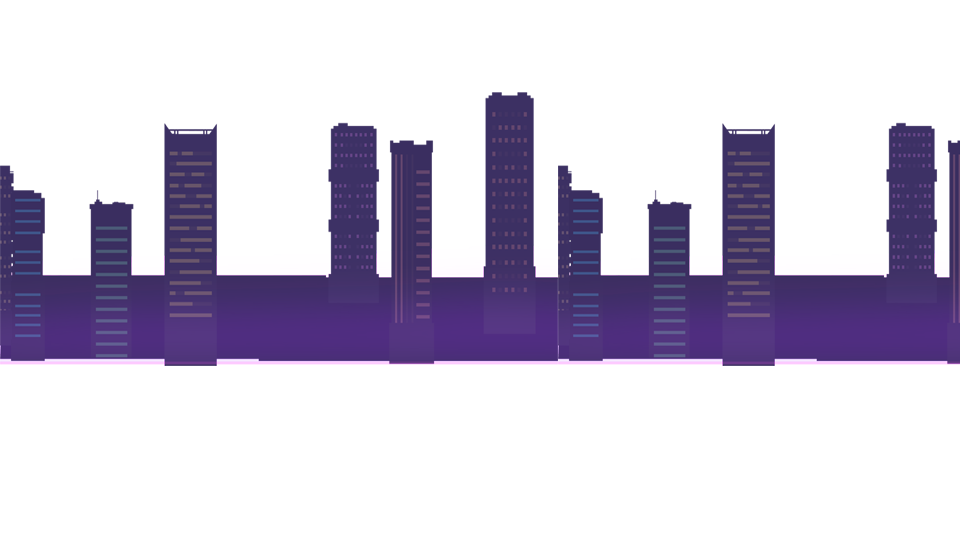
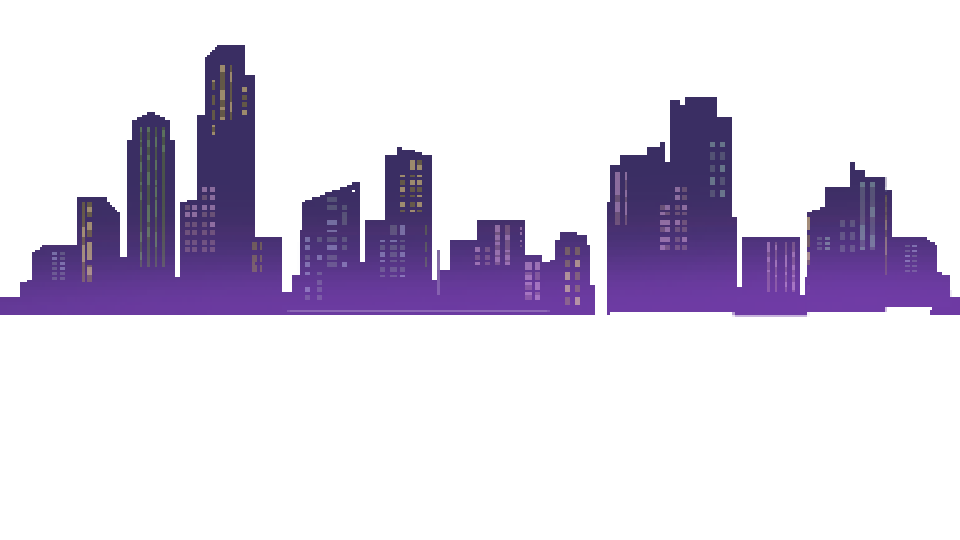
The second 960 x 540 image is a revision of the first. Changes to its layers:
renamed "图层 2" to "图层 4", painted on it over [0, 45, 960, 366]
